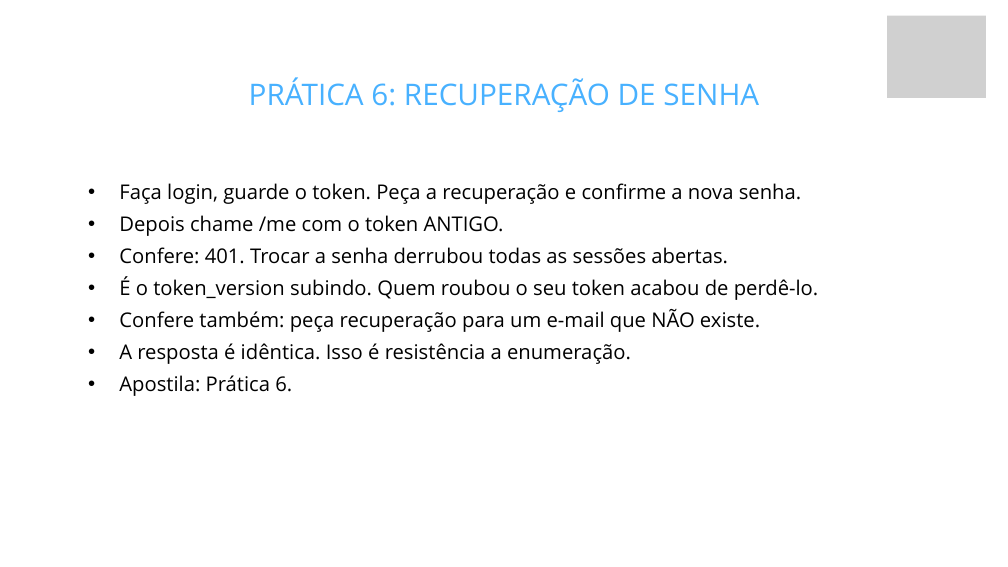
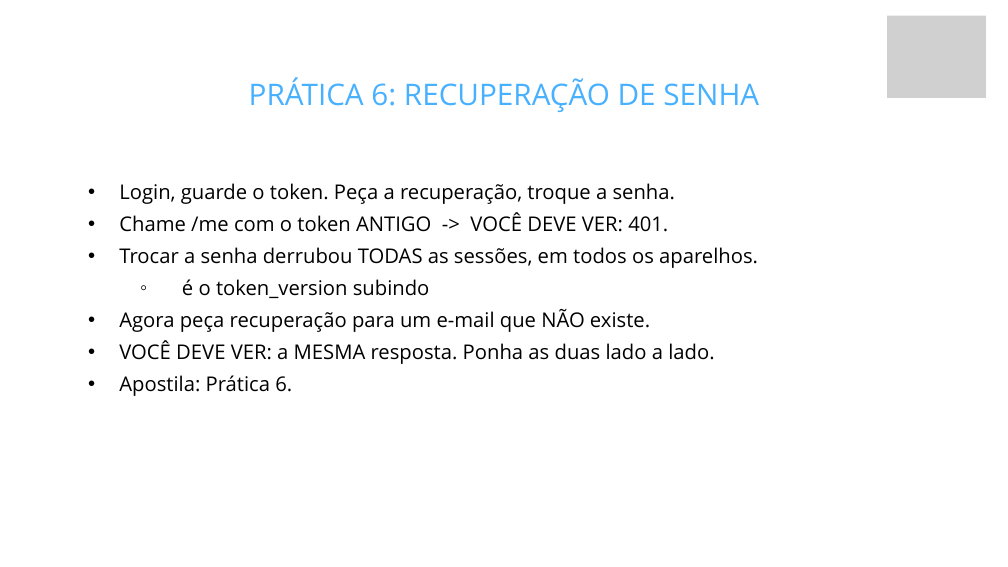
Before and after one commit to fabriciosiqueira08/capacitacao-gabarito, a slide deck: slide 57 of slides/build/aula-03-autenticacao.pptx. Drawn at 1008x567 pixels with LibreOffice and Linux fonts; fonts in the diff are those of the drawing; grey boxes stand for pictures; background and template pictures are left out. Boxes give left, top, right and bottom in pixels: in the first picture for what was removed or moved away, otherwise in the second. Text is boxed around its words. In the diff, an @@ line names an element or a change of style, - is before the commit and + after.

Commit message:
Faz o aluno ver o resultado, e amarra slide, prática e apostila
Com os dados de execução da revisão anterior, dá para mostrar ao aluno o que
tem que aparecer na tela, em vez de só mandar rodar. Foi isso que faltava para
o material fluir.

## O aluno agora vê o que dá certo

Toda prática mostra o resultado esperado, com o corpo real da resposta, tirado
dos controllers e do que eu medi rodando. Antes ele lia "Confere: 201" e tinha
que adivinhar como era o 201.

A convenção ficou uma só, na apostila e no deck: "O que você deve ver" e
"VOCÊ DEVE VER". Estava misturado com "Confere" em 25 lugares, e as Aulas 2 e 4
não mostravam resultado nenhum nos slides.

## A Aula 3 passa a ser feita no Insomnia

O material montava a coleção do Insomnia na Prática 2 e depois usava só curl,
com pipeline de grep e sed para extrair o token. Para um júnior isso é hostil, e
o próprio texto admitia ao mandar usar o Insomnia quem apanhasse de aspas.

Agora cada rota é exercitada no Insomnia, que é onde ele vê status, cabeçalhos
e corpo lado a lado. O curl continua, como alternativa em bloco de citação para
quem prefere terminal.

Isso resolveu um problema que o curl escondia: o token vem no CABEÇALHO
Authorization, não no corpo. No pipeline de grep isso passava batido; no
Insomnia o aluno precisa abrir a aba de headers e ver com os olhos.

## O ciclo escrever, rodar, ver

A Prática 5 da Aula 1 agora mostra a saída do routes e do curl, e manda repetir
no Insomnia, com uma frase que vale para o curso inteiro: faça isso depois de
cada rota que criar. É o que fecha o ciclo entre escrevi um arquivo e existe
uma API funcionando.

E três práticas ganharam "antes de rodar, aposte": no logout (200 ou 401?), no
bcrypt e no certificado. Prever antes de observar é o que separa vi acontecer
de entendi.

## Harmonia

Conferi por script que todo termo técnico citado num slide de prática existe na
prática correspondente da apostila. Sobrava um (o uname da Aula 4, que estava
na Prática 2 e o slide citava na 3), e foi alinhado.

Decks e PDFs regerados, sem aviso de fonte, nenhum slide com 8 bullets, links e
âncoras resolvendo, e zero padrão de escrita de IA.

```diff
--- a/slides/build/aula-03-autenticacao.pptx
+++ b/slides/build/aula-03-autenticacao.pptx
@@ text at [119, 183, 758, 364]: text changed @@
-  • Faça login, guarde o token. Peça a recuperação e confirme a nova senha.
-  • Depois chame /me com o token ANTIGO.
-  • Confere: 401. Trocar a senha derrubou todas as sessões abertas.
-  • É o token_version subindo. Quem roubou o seu token acabou de perdê-lo.
-  • Confere também: peça recuperação para um e-mail que NÃO existe.
-  • A resposta é idêntica. Isso é resistência a enumeração.
+  • Login, guarde o token. Peça a recuperação, troque a senha.
+  • Chame /me com o token ANTIGO -> VOCÊ DEVE VER: 401.
+  • Trocar a senha derrubou TODAS as sessões, em todos os aparelhos.
+    ◦ é o token_version subindo
+  • Agora peça recuperação para um e-mail que NÃO existe.
+  • VOCÊ DEVE VER: a MESMA resposta. Ponha as duas lado a lado.
```
Also in this commit, not shown: 7 other slides changed, 37 other files.
